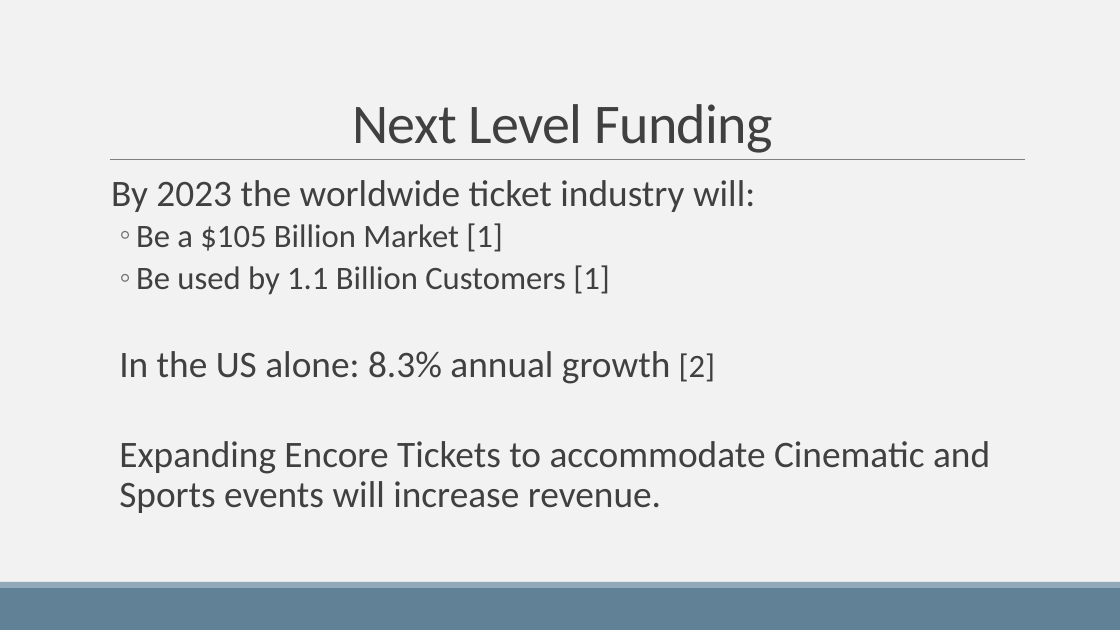
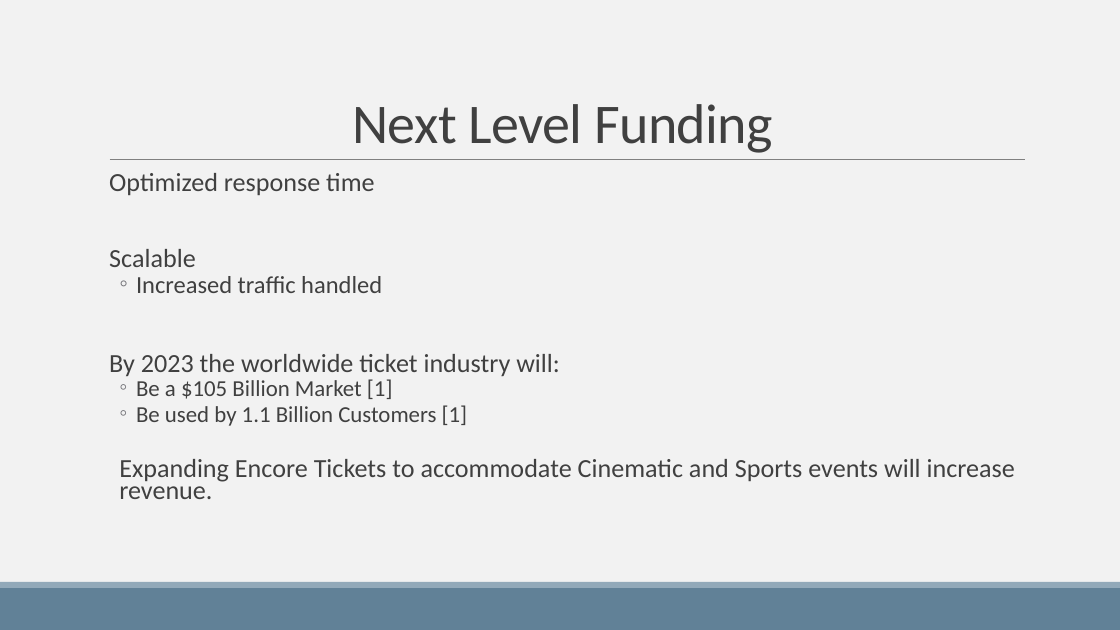
Before and after one commit to keatonmay/db_systems_proj, a slide deck: slide 3 of deliverables/Encore Tickets Presentation.pptx. Drawn at 1120x630 pixels with LibreOffice and Linux fonts; fonts in the diff are those of the drawing. Boxes give left, top, right and bottom in pixels: in the first picture for what was removed or moved away, otherwise in the second. Text is boxed around its words. In the diff, an @@ line names an element or a change of style, - is before the commit and + after.

```diff
--- a/deliverables/Encore Tickets Presentation.pptx
+++ b/deliverables/Encore Tickets Presentation.pptx
@@ text at (109,173,382,293): paragraphs added @@
+  Optimized response time
+  Scalable
+  ◦ Increased traffic handled
@@ text at (109,354,1015,499): size 32 to 22.4 pt in "By 2023 the worldwide ticket industry will:", "Expanding Encore Tickets to accommodate Cinematic and ..."; size 28 to 19.6 pt in "Be a $105 Billion Market [1]", "Be used by 1.1 Billion Customers [1]"; line spacing 0.9 to 0.7 @@
@@ text at (119,351,716,384): paragraph removed @@
-  In the US alone: 8.3% annual growth [2]
```
Also in this commit, not shown: 4 other slides changed.
